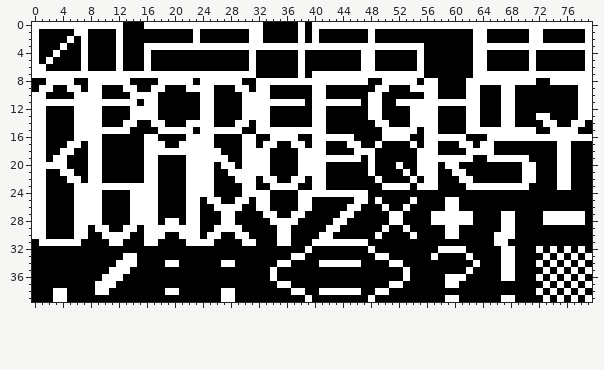
Pixel-art file, stored at Dice/assets/dmd-font8x8.aseprite. Above: the version before the commit.
80x40 pixels, 1 frame.
Once edited:
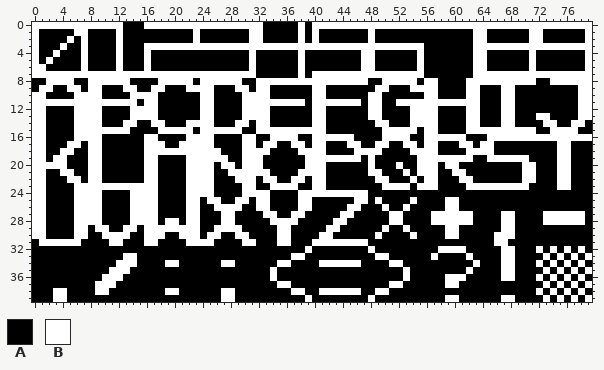
Palette (. is transparent): A #000000  B #ffffff
The exact change:
Changed rows in their new state; - is an unchanged pixel.
first column x 33:
17 -----------------B--B-
18 ----------------B----B
19 A----A----------------
20 A----A----------------
21 ----------------B-----
22 -----------------B----
Pixel boxes of the changes (left, top, right, bottom) in both pictures:
changed: (375, 141, 417, 183)
changed: (263, 155, 305, 169)
